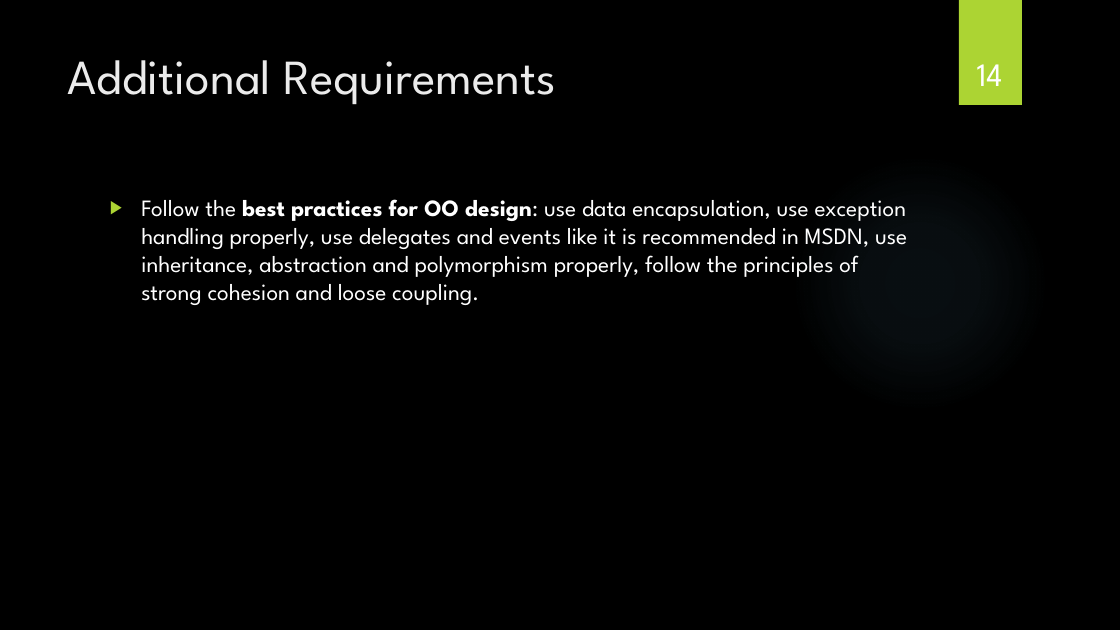
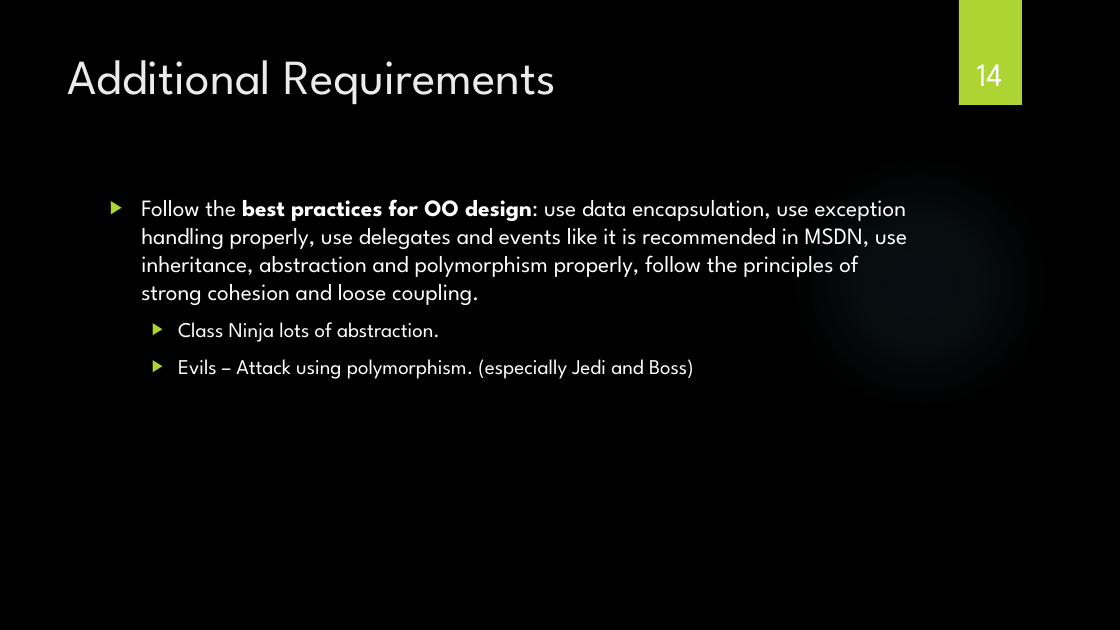
Before and after one commit to JamesJoyceTeam-TheNinjaGame/NinjaRPG, a slide deck: slide 14 of Documentation/Training Ninja.pptx. Drawn at 1120x630 pixels with LibreOffice and Linux fonts; fonts in the diff are those of the drawing; background and template pictures are left out. Boxes give left, top, right and bottom in pixels: in the first picture for what was removed or moved away, otherwise in the second. Text is boxed around its words. In the diff, an @@ line names an element or a change of style, - is before the commit and + after.

```diff
--- a/Documentation/Training Ninja.pptx
+++ b/Documentation/Training Ninja.pptx
@@ text at <box>178,322,694,379</box>: paragraphs added @@
+  ▶ Class Ninja lots of abstraction.
+  ▶ Evils – Attack using polymorphism. (especially Jedi and Boss)
```
Also in this commit, not shown: 1 other slide changed, 1 other file.
